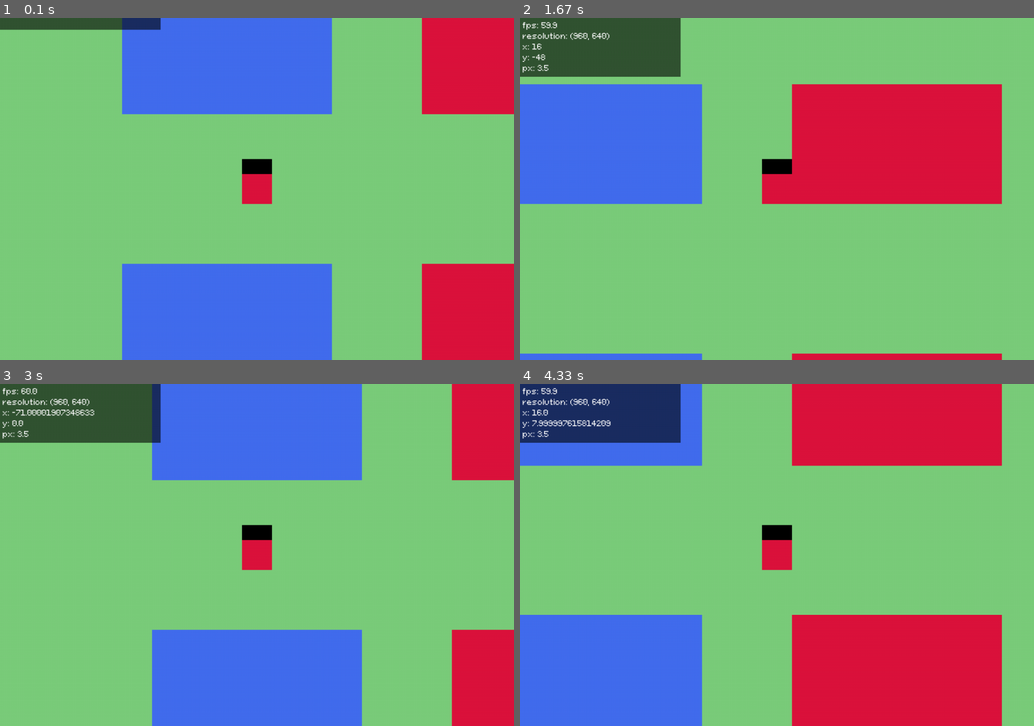
Above: before the commit, frames 1-4 (two rows, left to right).
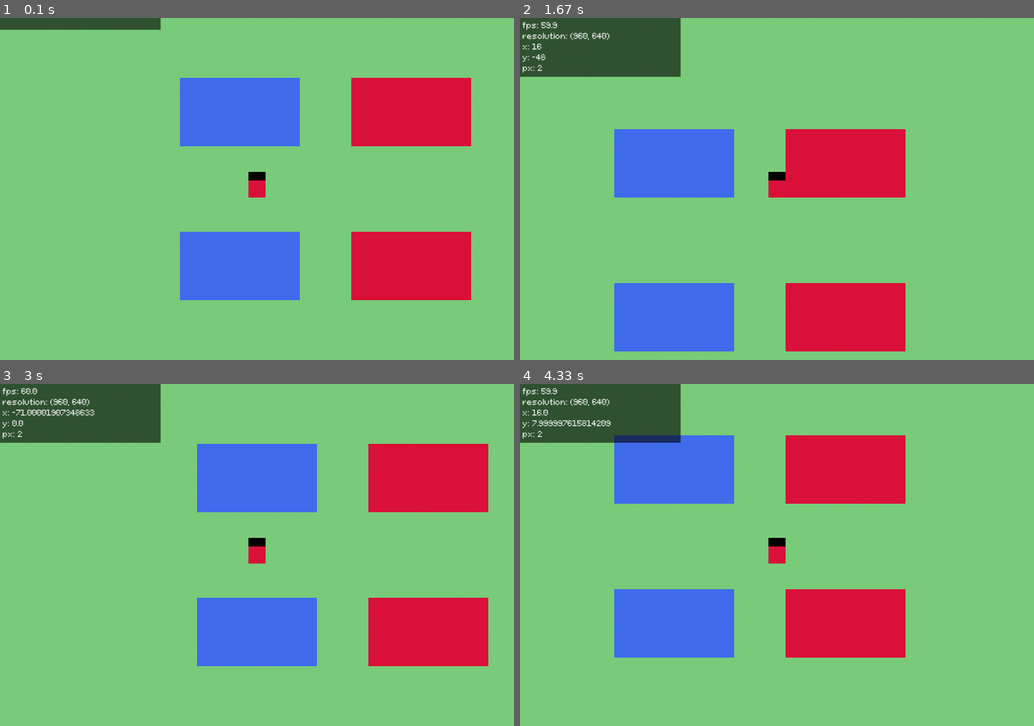
Above: after the commit, the same moments.

Repository: kritserv/rpg-maker-style-top-down-game-template
Game: pygame game, started from main.py
Same seed, same stepped clock (60 frames per second), same inputs: the game is played once before the commit and once after it.
Inputs:
- Up to frame 1 (0.1 s): no input
- Up to frame 2 (1.67 s): hold Right 0.33-0.8 s; hold Up 0.83-1.13 s; hold Right 1.17-1.63 s
- Up to frame 3 (3 s): hold Left 1.67-2.2 s; hold Down 2.23-2.53 s; hold Left 2.57-2.97 s
- Up to frame 4 (4.33 s): hold Up 3-3.37 s; hold Right 3.4-4.03 s; hold Down from 4.07 s (still down)

The runs differ from the first frame. In frame 1, 39% of the frame differs, in the area x 23-100%, y 0-100%; in frame 2, 32%; in frame 3, 36%; in frame 4, 45%, in the area x 0-94%, y 0-100%.

Commit message:
edit limit_pixel function

Diff:
--- a/variable/screen_manager.py
+++ b/variable/screen_manager.py
@@ -45,9 +45,19 @@
 		return num_floor if num_frac < 0.5 else num_ceil
 
 def limit_pixel(pixel_size):
-	if pixel_size > 3.5:
-		pixel_size = 3.5
+	pixel_size -= 2
+
+	if pixel_size > 11:
+		pixel_size = 4
+	elif 4 < pixel_size <= 11:
+		pixel_size = 3
+	elif 1 < pixel_size <= 1.5:
+		pixel_size = 1.5
+	elif pixel_size <= 1:
+		pixel_size = 1
+
 	return pixel_size
+
 
 def update_size(new_size):
 	curr_width, curr_height = new_size[0], new_size[1]
